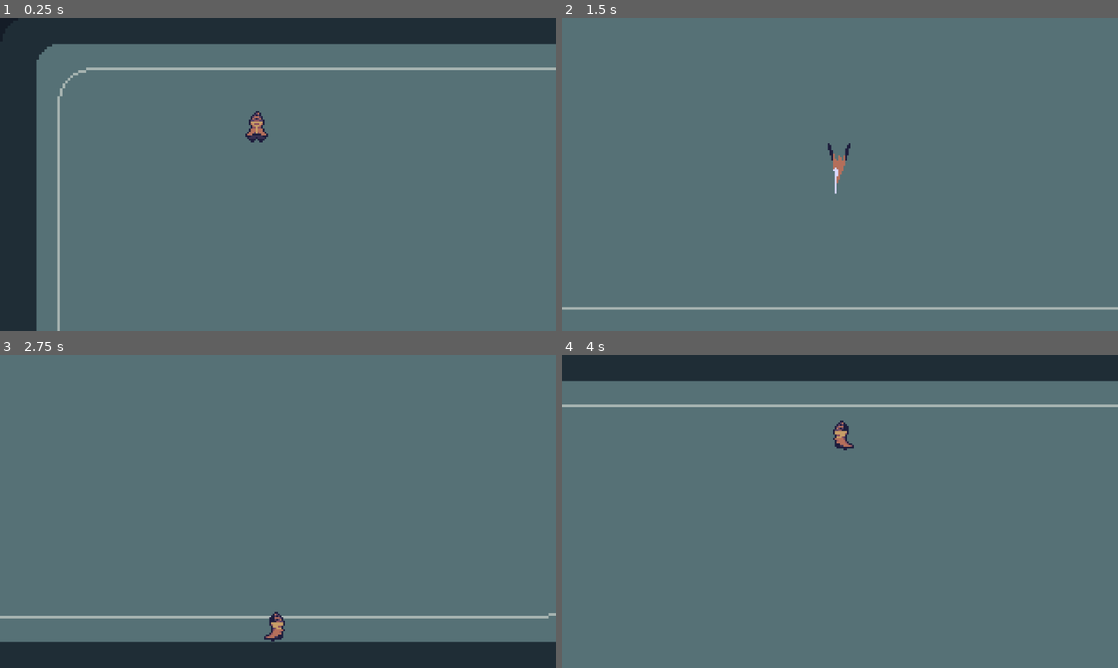
Above: before the commit, frames 1-4 (two rows, left to right).
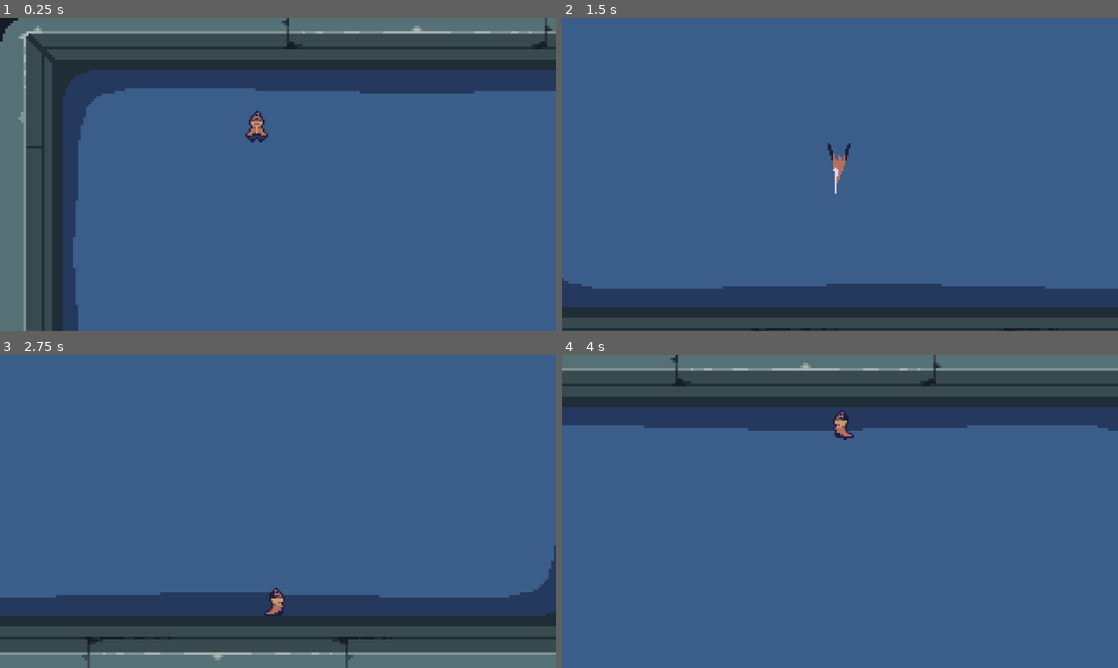
Above: after the commit, the same moments.

Repository: mnikn/iron_chopping_swordman
Game: Godot game, scene res://main.tscn
The game is run twice, just before and just after one commit, with the same random seed, the same clock (stepped at 60 frames per second) and the same inputs.
Inputs:
- Up to frame 1 (0.25 s): no input
- Up to frame 2 (1.5 s): tap Enter at 0.5 s; hold Right (player_move_right) 0.53-1.28 s; hold Z (player_attack) 0.53-1.28 s; hold Down (player_move_down) from 1.28 s (still down); tap Z (player_attack) at 1.35 s
- Up to frame 3 (2.75 s): release Down (player_move_down) at 2.03 s; hold Right (player_move_right) from 2.03 s (still down); hold Z (player_attack) from 2.03 s (still down)
- Up to frame 4 (4 s): release Right (player_move_right) at 2.78 s; release Z (player_attack) at 2.78 s; hold Up (player_move_up) 2.78-3.53 s; tap Z (player_attack) at 2.85 s; hold Left (player_move_left) from 3.53 s (still down); hold Z (player_attack) from 3.53 s (still down)

The runs differ from the first frame. In frame 1, 99% of the frame differs, in the area x 0-100%, y 0-100%; in frame 2, 100%; in frame 3, 100%; in frame 4, 100%.

Commit message:
feat: update assets

Diff:
--- a/main.tscn
+++ b/main.tscn
@@ -213,10 +213,13 @@
 extents = Vector2( 4.25, 8.5 )
 
 [sub_resource type="RectangleShape2D" id=14]
-extents = Vector2( 1006.5, 34.5 )
+extents = Vector2( 1006.5, 75.75 )
+
+[sub_resource type="CircleShape2D" id=22]
+radius = 61.0438
 
 [sub_resource type="RectangleShape2D" id=15]
-extents = Vector2( 49.5, 541.75 )
+extents = Vector2( 86.75, 541.75 )
 
 [node name="Main" type="Node2D"]
 script = ExtResource( 1 )
@@ -276,27 +279,59 @@
 collision_layer = 16
 
 [node name="CollisionShape2D" type="CollisionShape2D" parent="Top"]
-position = Vector2( 977.5, 24.5 )
+position = Vector2( 977.5, 51.5 )
 shape = SubResource( 14 )
 one_way_collision_margin = 0.0
 
+[node name="TopCorner" type="StaticBody2D" parent="."]
+collision_layer = 16
+
+[node name="CollisionShape2D" type="CollisionShape2D" parent="TopCorner"]
+position = Vector2( 126, 119 )
+shape = SubResource( 22 )
+one_way_collision_margin = 0.0
+
+[node name="TopRight" type="StaticBody2D" parent="."]
+collision_layer = 16
+
+[node name="CollisionShape2D" type="CollisionShape2D" parent="TopRight"]
+position = Vector2( 1792, 124 )
+shape = SubResource( 22 )
+one_way_collision_margin = 0.0
+
+[node name="BottomLeft" type="StaticBody2D" parent="."]
+collision_layer = 16
+
+[node name="CollisionShape2D" type="CollisionShape2D" parent="BottomLeft"]
+position = Vector2( 138, 974 )
+shape = SubResource( 22 )
+one_way_collision_margin = 0.0
+
+[node name="BottomRight" type="StaticBody2D" parent="."]
+collision_layer = 16
+
+[node name="CollisionShape2D" type="CollisionShape2D" parent="BottomRight"]
+position = Vector2( 1779, 961 )
+shape = SubResource( 22 )
+one_way_collision_margin = 0.0
+
 [node name="Bottom" type="StaticBody2D" parent="."]
 collision_layer = 16
 
 [node name="CollisionShape2D" type="CollisionShape2D" parent="Bottom"]
-position = Vector2( 974, 1054 )
+position = Vector2( 974, 1039.75 )
 shape = SubResource( 14 )
 
 [node name="Left" type="StaticBody2D" parent="."]
 collision_layer = 16
 
 [node name="CollisionShape2D" type="CollisionShape2D" parent="Left"]
-position = Vector2( 32.5, 524.25 )
+position = Vector2( 56.5, 524.25 )
 shape = SubResource( 15 )
 
 [node name="Right" type="StaticBody2D" parent="."]
 collision_layer = 16
 
 [node name="CollisionShape2D" type="CollisionShape2D" parent="Right"]
-position = Vector2( 1887, 530 )
+position = Vector2( 1873.75, 530 )
 shape = SubResource( 15 )
Binary file changed: assets/map/map1.ase
Binary file changed: assets/map/map1.png
Not shown: 1 places in main.tscn that only renumber resources
